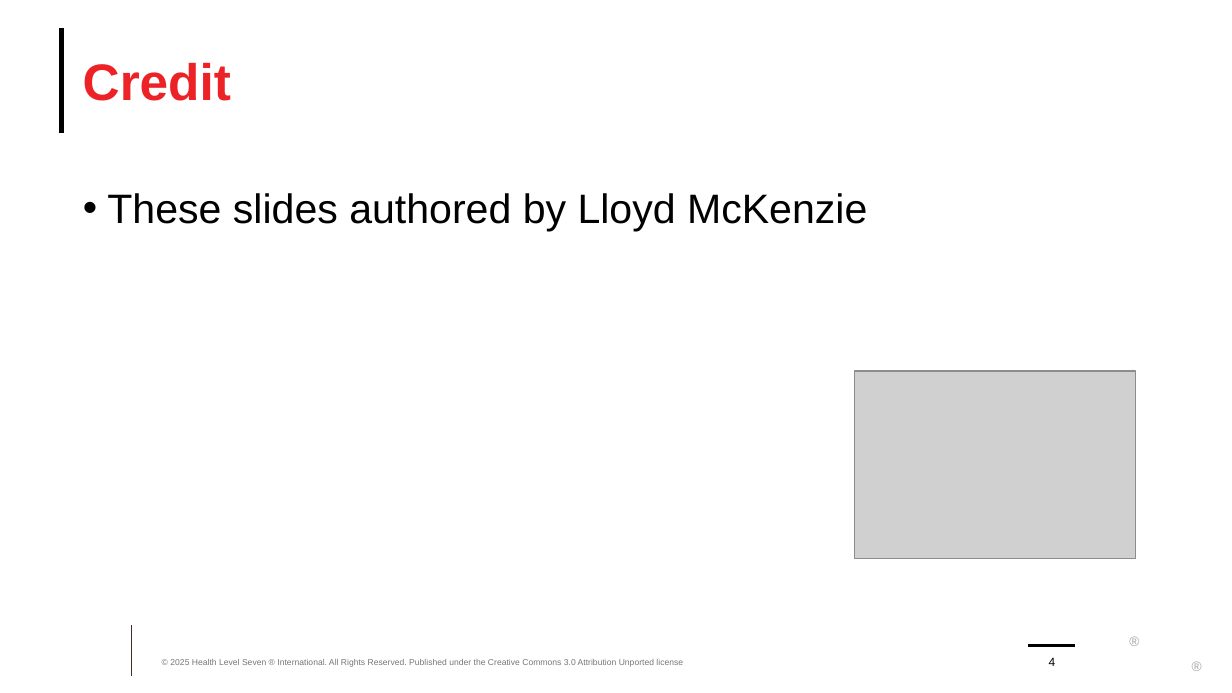
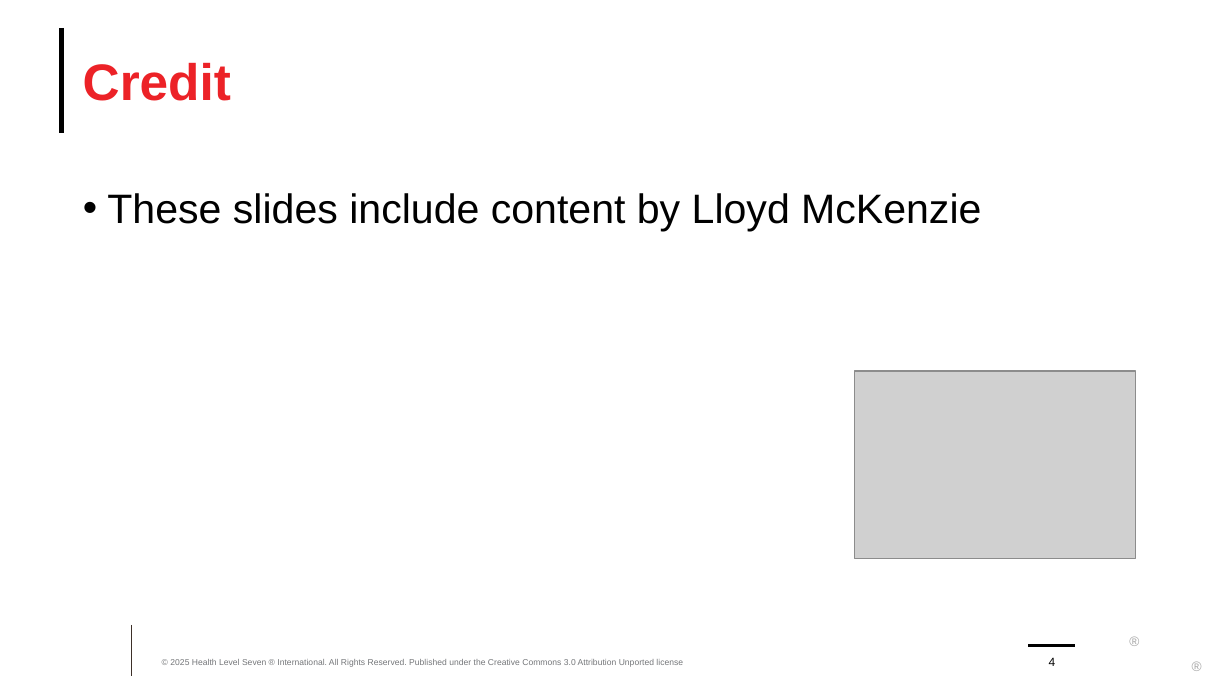
Before and after one commit to FHIR/documents, a slide deck: slide 4 of presentations/sdc/7-SDC-Adaptive-Forms.pptx. Drawn at 1232x693 pixels with LibreOffice and Linux fonts; fonts in the diff are those of the drawing; grey boxes stand for pictures; background and template pictures are left out. Boxes give left, top, right and bottom in pixels: in the first picture for what was removed or moved away, otherwise in the second. Text is boxed around its words. In the diff, an @@ line names an element or a change of style, - is before the commit and + after.

```diff
--- a/presentations/sdc/7-SDC-Adaptive-Forms.pptx
+++ b/presentations/sdc/7-SDC-Adaptive-Forms.pptx
@@ text at bbox=[107, 193, 981, 232]: text changed @@
-• These slides authored by Lloyd McKenzie
+• These slides include content by Lloyd McKenzie
```
Also in this commit, not shown: 4 other files.
